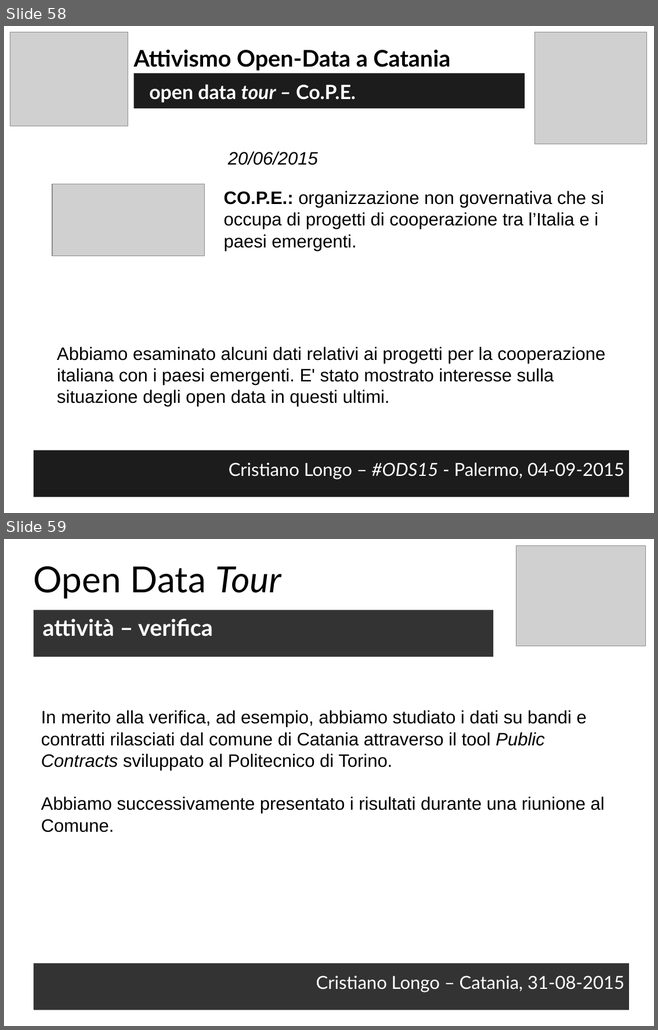
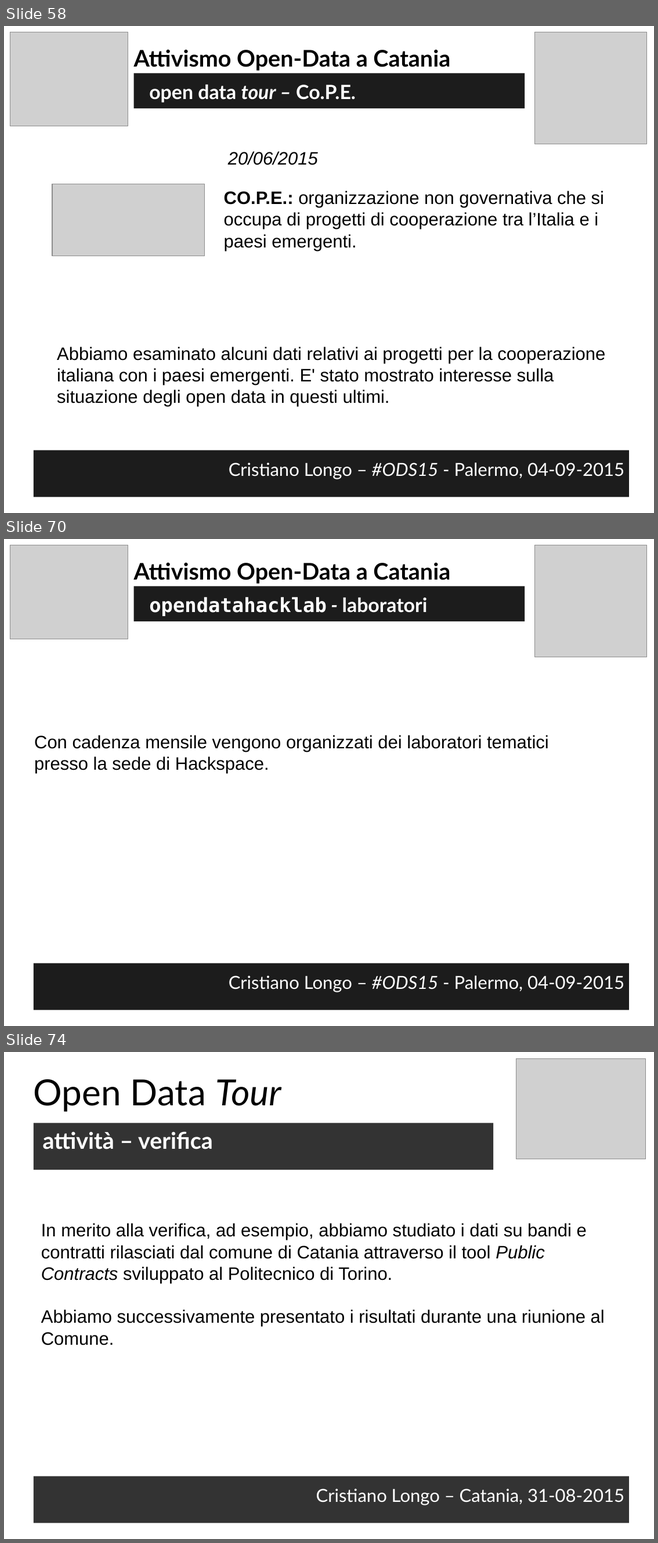
Before and after one commit to opendatahacklab/opendatahacklab.github.io, a slide deck: events/odt_ods15.odp. Shown one above the other, each under a label of ours: slides 58 and 59 before the commit, slides 58, 70 and 74 after it; the slides between them are not shown. The pictures are 658x1030 and 658x1543 pixels, drawn with LibreOffice and Linux fonts; fonts in the diff are those of the drawing; grey boxes stand for pictures. Boxes give left, top, right and bottom in pixels: in the first picture for what was removed or moved away, otherwise in the second. Text is boxed around its words. In the diff, an @@ line names an element or a change of style, - is before the commit and + after.

Commit message:
ods15 - opendatahacklab description incomplete

```diff
--- a/events/odt_ods15.odp
+++ b/events/odt_ods15.odp
@@ slide 70 added at (x1=4, y1=539, x2=654, y2=1026), background #FFFFFF @@
@@ picture added at (x1=10, y1=545, x2=128, y2=639) @@
@@ picture added at (x1=535, y1=545, x2=647, y2=657) @@
@@ text added at (x1=134, y1=562, x2=450, y2=584), 28 pt, text #000000, bold @@
+Attivismo Open-Data a Catania
@@ text added at (x1=134, y1=586, x2=524, y2=621), fill #1C1C1C, 24 pt, text #FFFFFF, bold @@
+opendatahacklab - laboratori
@@ text added at (x1=34, y1=735, x2=549, y2=773), 22 pt, text #000000 @@
+Con cadenza mensile vengono organizzati dei laboratori tematici presso la sede di Hackspace.
@@ text added at (x1=34, y1=964, x2=629, y2=1010), fill #1C1C1C, 22 pt, text #FFFFFF @@
+Cristiano Longo – #ODS15 - Palermo, 04-09-2015
@@ what was slide 59 is now slide 74 @@
```
Also in this commit, not shown: 14 other slides added.
